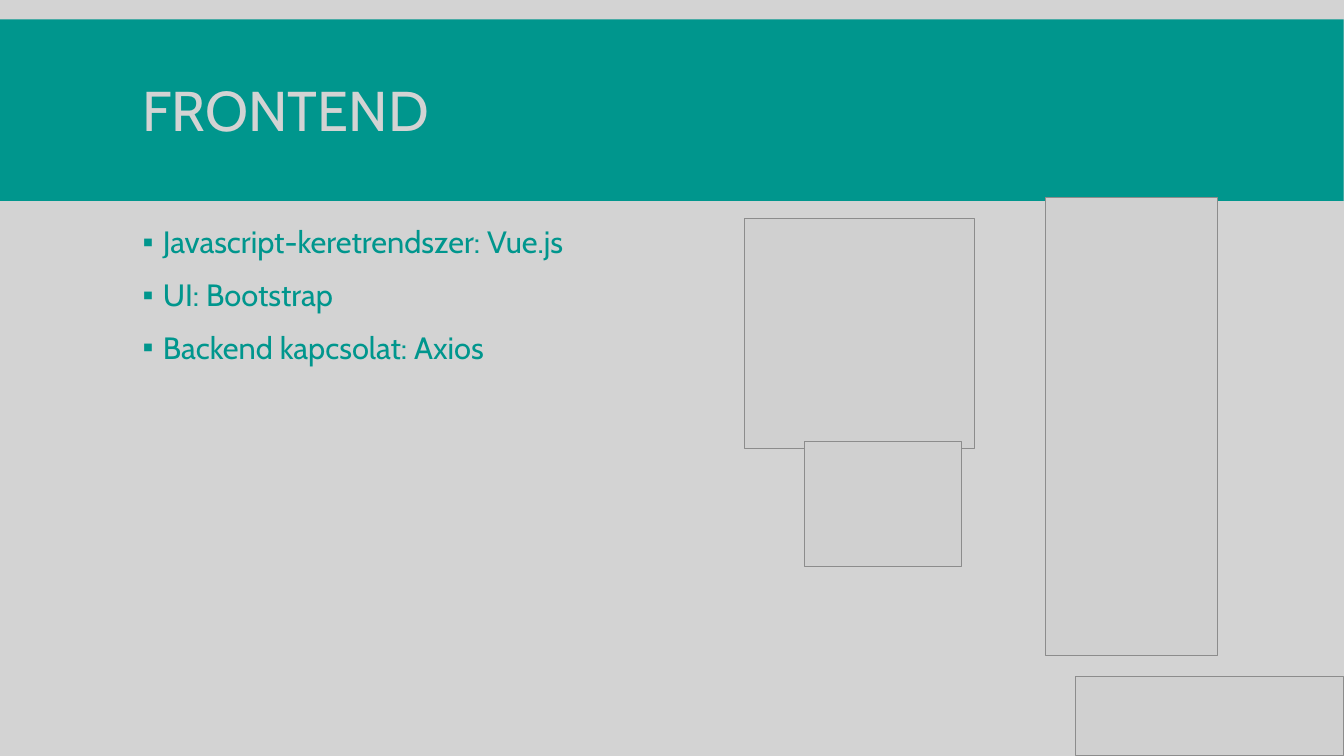
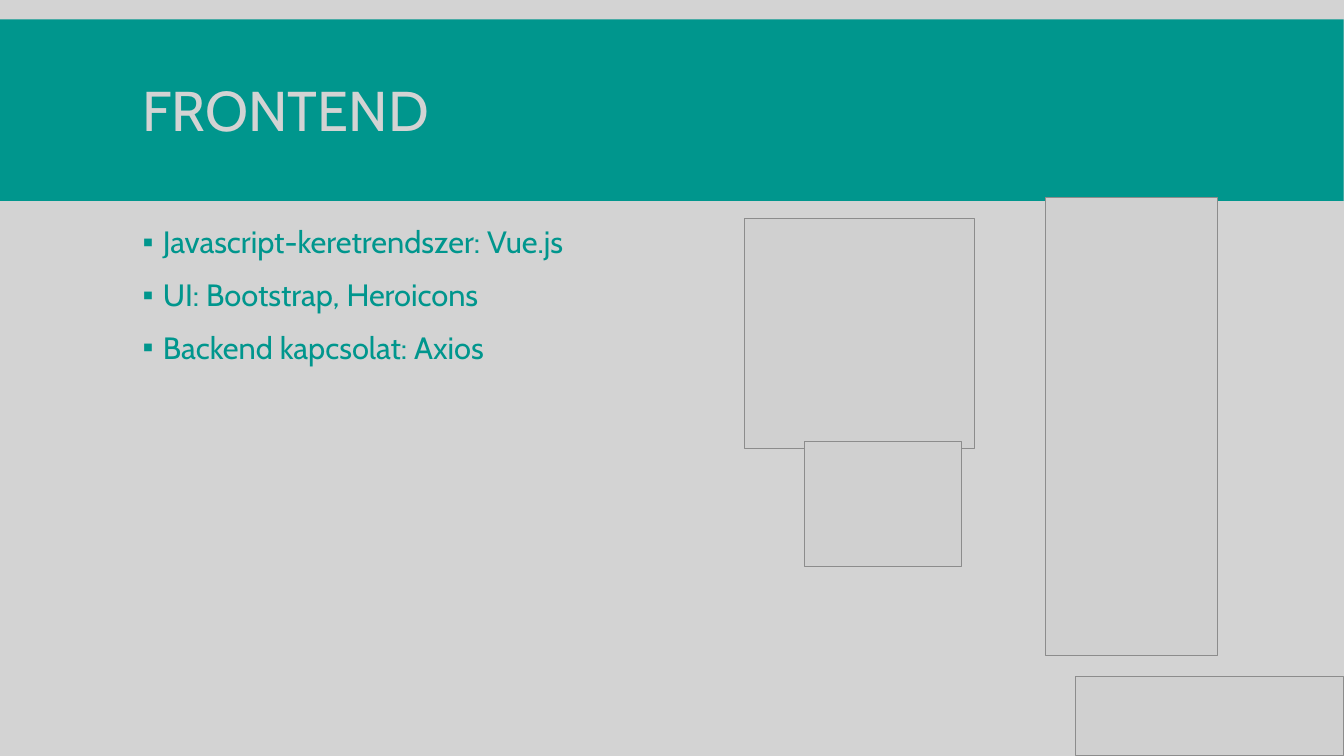
Before and after one commit to Decse1/13_S1_7_vizsgaremek, a slide deck: slide 9 of szerkesztendo_dokumentumok/prezentacio_REKA.pptx. Drawn at 1344x756 pixels with LibreOffice and Linux fonts; fonts in the diff are those of the drawing; grey boxes stand for pictures. Boxes give left, top, right and bottom in pixels: in the first picture for what was removed or moved away, otherwise in the second. Text is boxed around its words. In the diff, an @@ line names an element or a change of style, - is before the commit and + after.

```diff
--- a/szerkesztendo_dokumentumok/prezentacio_REKA.pptx
+++ b/szerkesztendo_dokumentumok/prezentacio_REKA.pptx
@@ text at (163,284,479,313): text changed @@
-▪ UI: Bootstrap
+▪ UI: Bootstrap, Heroicons
```
